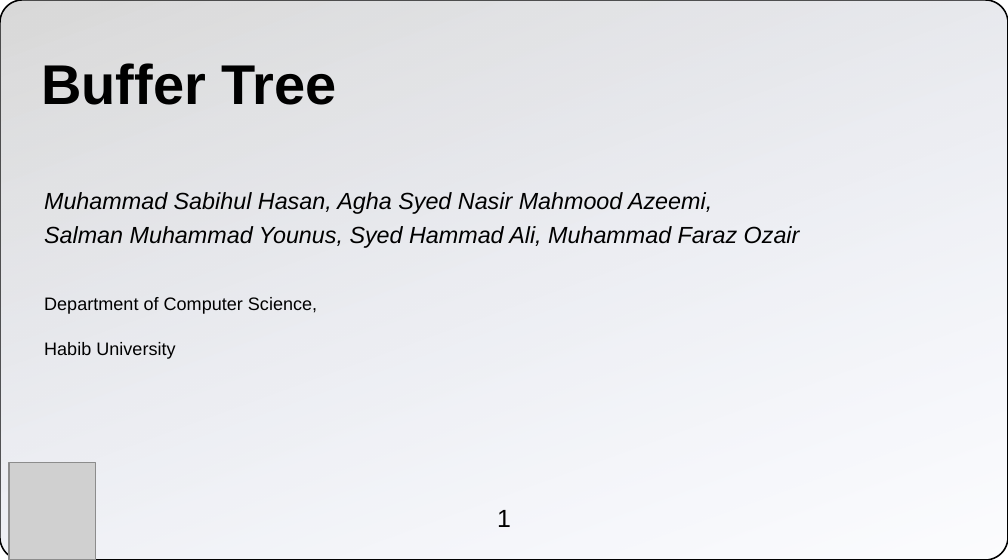
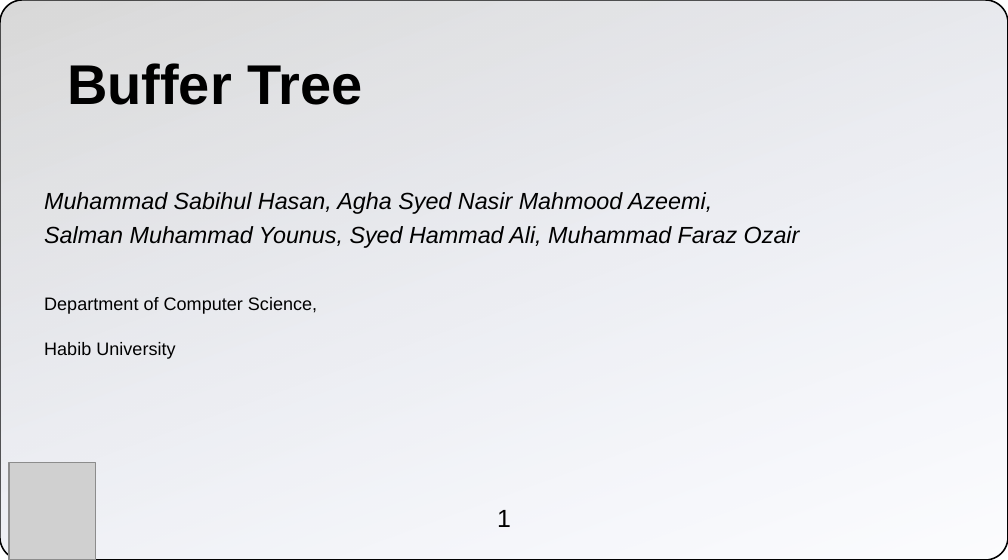
Before and after one commit to m-sabihul-hasan/cs201-s20-final-project-lightning-panthers, a slide deck: slide 1 of Buffer Tree - Poster Presentation.pptx. Drawn at 1008x560 pixels with LibreOffice and Linux fonts; fonts in the diff are those of the drawing; grey boxes stand for pictures; background and template pictures are left out. Boxes give left, top, right and bottom in pixels: in the first picture for what was removed or moved away, otherwise in the second. Text is boxed around its words. In the diff, an @@ line names an element or a change of style, - is before the commit and + after.

```diff
--- a/Buffer Tree - Poster Presentation.pptx
+++ b/Buffer Tree - Poster Presentation.pptx
@@ text "Buffer Tree": place and size @@
-text "Buffer Tree" at box(41, 63, 337, 105)
+text "Buffer Tree" at box(67, 63, 362, 105)
```
Also in this commit, not shown: 3 other slides changed.
